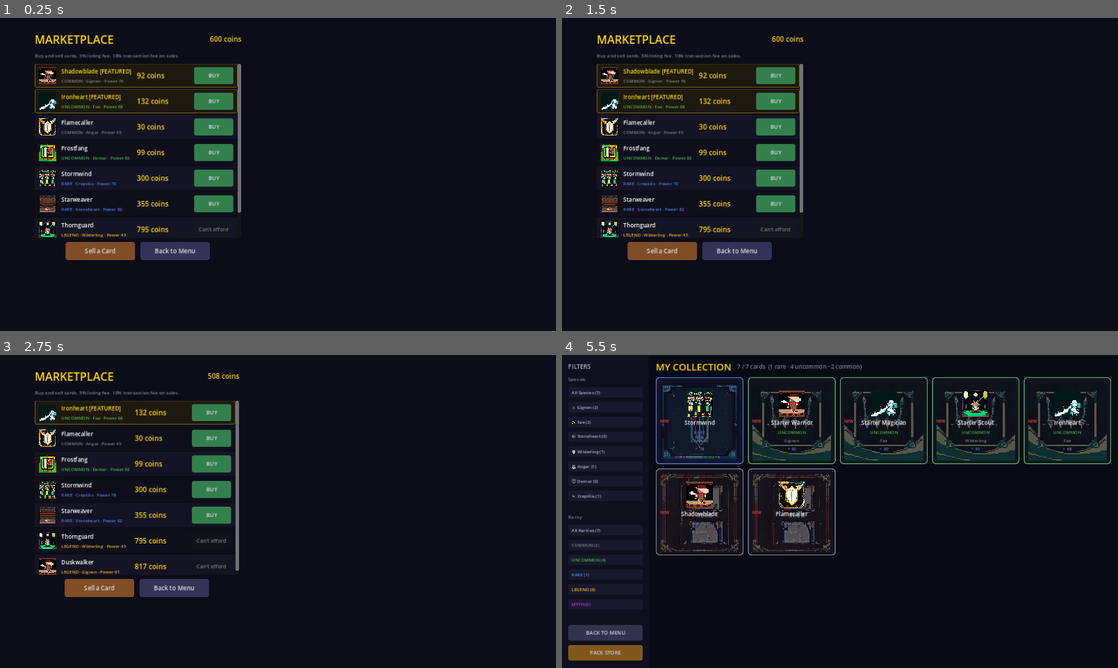
Above: before the commit, frames 1-4 (two rows, left to right).
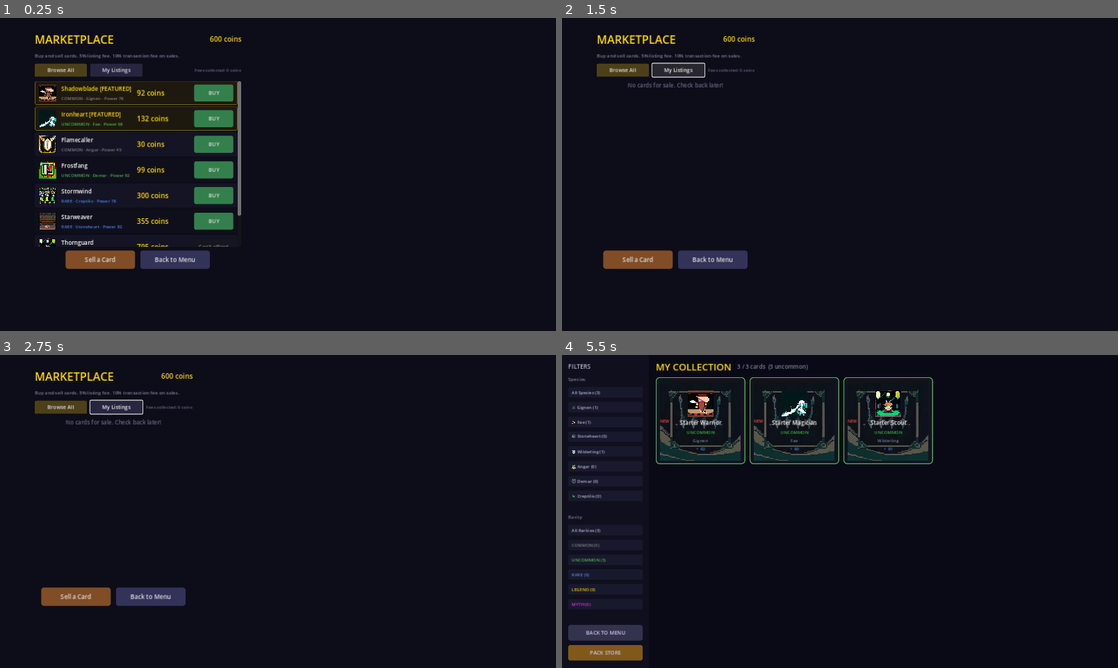
Above: after the commit, the same moments.

Repository: look-itsaxiom/summoners-grid
Game: Godot game, scene res://scenes/marketplace.tscn
The game is run twice, just before and just after one commit, with the same random seed, the same clock (stepped at 60 frames per second) and the same inputs. This scene is started directly instead of the project's main scene.
Inputs (mouse positions are in pixels of both pictures, inside the frame that each line leads up to):
- Up to frame 1 (0.25 s): no input
- Up to frame 2 (1.5 s): click (623, 71) at 0.5 s, where only the run after the commit has a clickable "Browse All"; click (678, 71) at 1.25 s, where only the run after the commit has a clickable "My Listings"
- Up to frame 3 (2.75 s): click (211, 411) at 2 s, where only the run before the commit has a clickable "BUY"
- Up to frame 4 (5.5 s): click (773, 439) at 2.75 s, where only the run before the commit has a clickable "BUY"; click (778, 411) at 3.5 s, where only the run before the commit has a clickable "BUY"; click (778, 439) at 4.25 s, where only the run before the commit has a clickable "BUY"; click "Sell a Card" at 5 s

The runs differ from the first frame. In frame 1, 9.6% of the frame differs, in the area x 6-44%, y 14-81%; in frame 2, 8.4%; in frame 3, 7.9%; in frame 4, 11%, in the area x 4-99%, y 2-71%.

Commit message:
feat: marketplace tabs — Browse All / My Listings + fee counter
Marketplace now has tab buttons to filter between all listings and
your own. Shows total fees collected. "My Listings" lets sellers
manage and cancel their active listings.

Co-Authored-By: Claude Opus 4.6 (1M context) <noreply@anthropic.com>

Diff:
--- a/godot/scripts/ui/marketplace_screen.gd
+++ b/godot/scripts/ui/marketplace_screen.gd
@@ -63,10 +63,48 @@
 	subtitle.add_theme_color_override("font_color", Color(0.5, 0.5, 0.6))
 	outer.add_child(subtitle)
 
+	# Tab buttons
+	var tab_row := HBoxContainer.new()
+	tab_row.add_theme_constant_override("separation", 8)
+	outer.add_child(tab_row)
+
+	var browse_btn := Button.new()
+	browse_btn.text = "Browse All"
+	browse_btn.custom_minimum_size = Vector2(120, 30)
+	browse_btn.add_theme_font_size_override("font_size", 12)
+	var bb_style := StyleBoxFlat.new()
+	bb_style.bg_color = Color(0.3, 0.25, 0.1)
+	bb_style.corner_radius_top_left = 4
+	bb_style.corner_radius_top_right = 4
+	browse_btn.add_theme_stylebox_override("normal", bb_style)
+	browse_btn.pressed.connect(func(): _refresh_listings())
+	tab_row.add_child(browse_btn)
+
+	var my_btn := Button.new()
+	my_btn.text = "My Listings"
+	my_btn.custom_minimum_size = Vector2(120, 30)
+	my_btn.add_theme_font_size_override("font_size", 12)
+	var mb_style := StyleBoxFlat.new()
+	mb_style.bg_color = Color(0.15, 0.15, 0.25)
+	mb_style.corner_radius_top_left = 4
+	mb_style.corner_radius_top_right = 4
+	my_btn.add_theme_stylebox_override("normal", mb_style)
+	my_btn.pressed.connect(func(): _refresh_listings(true))
+	tab_row.add_child(my_btn)
+
+	# Fee summary
+	var fee_info := Label.new()
+	fee_info.text = "Fees collected: %d coins" % _mp.total_fees_collected
+	fee_info.add_theme_font_size_override("font_size", 10)
+	fee_info.add_theme_color_override("font_color", Color(0.4, 0.4, 0.5))
+	fee_info.size_flags_horizontal = Control.SIZE_EXPAND_FILL
+	fee_info.horizontal_alignment = HORIZONTAL_ALIGNMENT_RIGHT
+	tab_row.add_child(fee_info)
+
 	# Scroll area for listings
 	var scroll := ScrollContainer.new()
 	scroll.size_flags_vertical = Control.SIZE_EXPAND_FILL
-	scroll.custom_minimum_size.y = 400
+	scroll.custom_minimum_size.y = 380
 	scroll.horizontal_scroll_mode = ScrollContainer.SCROLL_MODE_DISABLED
 	outer.add_child(scroll)
 
@@ -87,11 +125,13 @@
 	_add_btn(btn_row, "Back to Menu", Color(0.2, 0.2, 0.35), func(): get_node("/root/SceneTransition").change_scene("res://scenes/menu.tscn"))
 
 
-func _refresh_listings() -> void:
+func _refresh_listings(my_only: bool = false) -> void:
 	for child in _list_container.get_children():
 		child.queue_free()
 
 	var sorted: Array = _mp.get_listings_sorted()
+	if my_only:
+		sorted = sorted.filter(func(l): return l.get("seller", "") == "you")
 	if sorted.is_empty():
 		var empty := Label.new()
 		empty.text = "No cards for sale. Check back later!"
